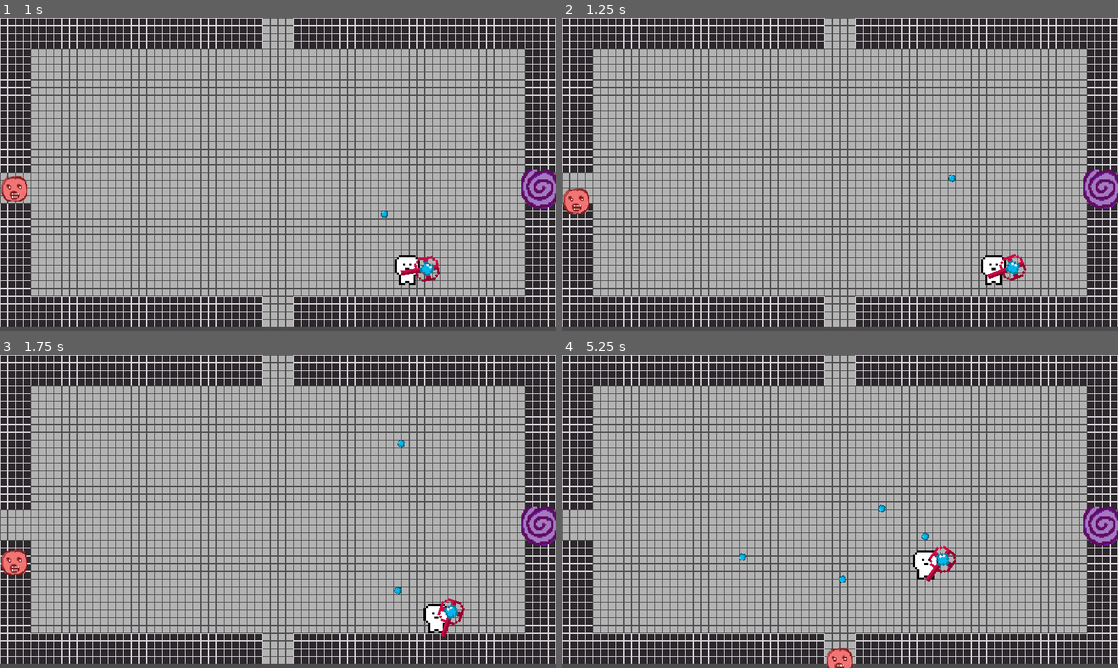
Above: before the commit, frames 1-4 (two rows, left to right).
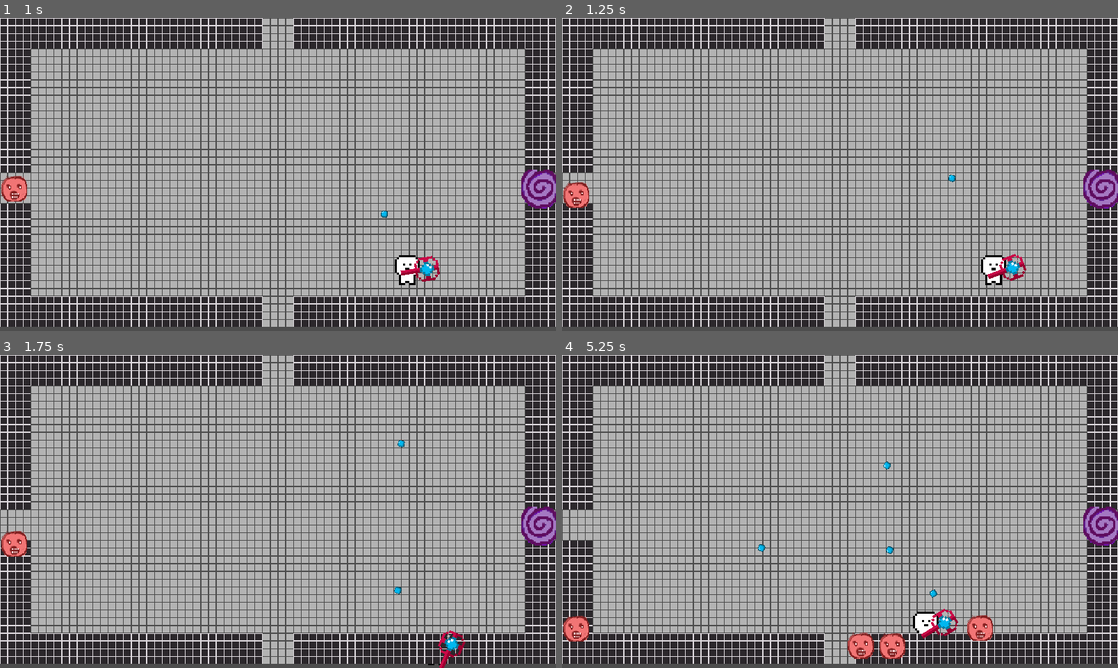
Above: after the commit, the same moments.

Repository: PlerbDraw/tony-nguyen-project
Game: Godot game, scene res://player_scenes/game.tscn
Same seed, same stepped clock (60 frames per second), same inputs: the game is played once before the commit and once after it. This scene is started directly instead of the project's main scene.
Inputs (mouse positions are in pixels of both pictures, inside the frame that each line leads up to):
- Up to frame 1 (1 s): tap Enter at 0.5 s; move the mouse to (400, 158) at 0.52 s; hold Right (ui_right) from 0.53 s (still down); tap F (fire) at 0.6 s
- Up to frame 2 (1.25 s): keep holding Right (ui_right)
- Up to frame 3 (1.75 s): move the mouse to (166, 527) at 1.27 s; release Right (ui_right) at 1.28 s; hold Down (ui_down) from 1.28 s (still down); tap F (fire) at 1.35 s
- Up to frame 4 (5.25 s): move the mouse to (895, 442) at 2.02 s; release Down (ui_down) at 2.03 s; hold Right (ui_right) 2.03-2.78 s; tap F (fire) every 0.75 s from 2.1 to 5.1 s; move the mouse to (812, 574) at 2.77 s; hold Up (ui_up) 2.78-3.53 s; move the mouse to (1006, 558) at 3.52 s; hold Left (ui_left) 3.53-5.03 s; move the mouse to (673, 464) at 4.27 s; move the mouse to (867, 511) at 5.02 s; hold Down (ui_down) from 5.03 s (still down)

Frame 1 is identical in both runs. In frame 2, 0.3% of the frame differs, in the area x 0-5%, y 52-63%; in frame 3, 1.3%; in frame 4, 2.8%, in the area x 0-78%, y 34-100%.

Commit message:
enemy ai

Diff:
--- a/tony-nguyen-game-project-2-month/enemy.gd
+++ b/tony-nguyen-game-project-2-month/enemy.gd
@@ -1,7 +1,14 @@
 extends CharacterBody2D
 
 
-var speed = 100
+var speed = 50
+var player_chase = false
+var player = null
+
+func _physics_process(delta):
+	if player_chase:
+		position += (player.position - position)/speed
+
 
 
 
@@ -14,3 +21,15 @@
 func _on_visible_on_screen_notifier_2d_screen_exited():
 	print("dead")
 	queue_free()
+
+
+func _on_detection_area_body_entered(body):
+	player = body
+	player_chase = true
+
+
+
+
+func _on_detection_area_body_exited(body):
+	player = null
+	player_chase = false
--- a/tony-nguyen-game-project-2-month/enemy.tscn
+++ b/tony-nguyen-game-project-2-month/enemy.tscn
@@ -1,12 +1,15 @@
-[gd_scene load_steps=4 format=3 uid="uid://brq3jy1aktli2"]
+[gd_scene load_steps=5 format=3 uid="uid://brq3jy1aktli2"]
 
 [ext_resource type="Script" path="res://enemy.gd" id="1_k887p"]
 [ext_resource type="Texture2D" uid="uid://clwfhg08btsdy" path="res://art/pixilart-drawing (5).png" id="2_u31pi"]
 
 [sub_resource type="CircleShape2D" id="CircleShape2D_e4cfg"]
-radius = 7.0
+radius = 65.9038
 
-[node name="Node2D" type="CharacterBody2D"]
+[sub_resource type="CircleShape2D" id="CircleShape2D_xiolx"]
+radius = 16.0078
+
+[node name="enemy" type="CharacterBody2D"]
 scale = Vector2(2, 2)
 script = ExtResource("1_k887p")
 
@@ -15,7 +18,11 @@
 scale = Vector2(0.835938, 0.835938)
 texture = ExtResource("2_u31pi")
 
-[node name="CollisionShape2D" type="CollisionShape2D" parent="."]
+[node name="detection_area" type="Area2D" parent="."]
+collision_layer = 2
+collision_mask = 2
+
+[node name="CollisionShape2D" type="CollisionShape2D" parent="detection_area"]
 scale = Vector2(2, 2)
 shape = SubResource("CircleShape2D_e4cfg")
 
@@ -23,4 +30,9 @@
 position = Vector2(0.5, 0.500001)
 scale = Vector2(1.4, 1.5125)
 
+[node name="CollisionShape2D" type="CollisionShape2D" parent="."]
+shape = SubResource("CircleShape2D_xiolx")
+
+[connection signal="body_entered" from="detection_area" to="." method="_on_detection_area_body_entered"]
+[connection signal="body_exited" from="detection_area" to="." method="_on_detection_area_body_exited"]
 [connection signal="screen_exited" from="VisibleOnScreenNotifier2D" to="." method="_on_visible_on_screen_notifier_2d_screen_exited"]
--- a/tony-nguyen-game-project-2-month/player_scenes/player_character.tscn
+++ b/tony-nguyen-game-project-2-month/player_scenes/player_character.tscn
@@ -8,6 +8,8 @@
 size = Vector2(47.9843, 62.8478)
 
 [node name="MeleePlayer" type="CharacterBody2D"]
+collision_layer = 2
+collision_mask = 2
 script = ExtResource("1_576xq")
 projectile_scene = ExtResource("2_oj2dx")
 
